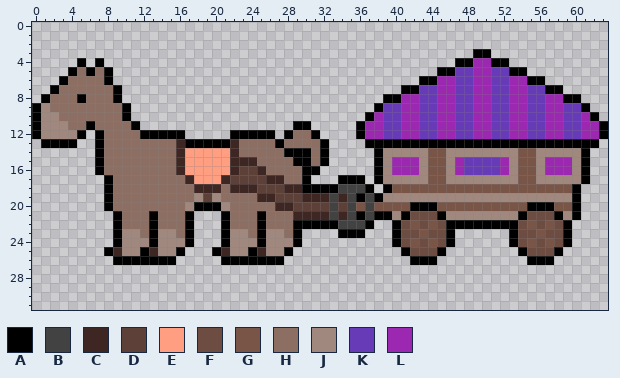
File history of a pixel-art sprite, assets/trailer_idle_left_2.png. Above is the file before it was changed.
The file is 192x96 pixels, drawn in blocks of 3x3; one block is one cell here.
Palette (. is transparent): A #000000  B #424242  C #3e2723  D #5d4037  E #ff9e80  F #6d4c41  G #795548  H #8d6e63  J #a1887f  K #673ab7  L #9c27b0
Pixels before, first column x 0:
 3 .................................................AA.............
 4 .....A.A.......................................AALLAA...........
 5 ....AHAHA....................................AAKKLLKKAA.........
 6 ...AHHHHA..................................AALLKKLLKKLLAA.......
 7 ..AHHHHHHA...............................AAKKLLKKLLKKLLKKAA.....
 8 .AHHHAHHHA.............................AALLKKLLKKLLKKLLKKLLAA...
 9 AJHHHHHHHHA...........................AKKLLKKLLKKLLKKLLKKLLKKA..
10 AJJHHHHHHHA..........................ALKKLLKKLLKKLLKKLLKKLLKKLA.
11 AJJJHHAHHHHA.................AA.....ALLKKLLKKLLKKLLKKLLKKLLKKLLA
12 AJJJJA.AHHHHAAAAA.....AAAAA.AHHA....ALLKKLLKKLLKKLLKKLLKKLLKKLLA
13 .AAAA..AHHHHHHHHCAAAAACHHHHAHHHHA....AAAAAAAAAAAAAAAAAAAAAAAAAA.
14 .......AHHHHHHHHCEEEEECHHHHHAAAHA.....AJJJJJGGJJJJJJJJGGJJJJJA..
15 .......AHHHHHHHHCEEEEECCCHHHHAAHA.....AJLLLJGGJLKKKKLJGGJLLLJA..
16 .......AHHHHHHHHCEEEEECDDCHHHHAA......AJLLLJGGJLKKKKLJGGJLLLJA..
17 ........AHHHHHHHHCEEECDDDDCCHHA...AAA.AJJJJJGGJJJJJJJJGGJJJJJA..
18 ........AHHHHHHHHHCCCHCCCDDDCCAAAABBBA.AGGGGGGGGGGGGGGGGGGGGA...
19 ........AHHHHHHHHHJDJHHHHCCDDDCCCBCBABAJJJJJJJJJJJJJJJJJJJJJA...
20 ........AHHHHHHHHJAAAJHHHHHCCDDDDBDBGBGGGGAAAGGGGGGGGGGAAAGGA...
21 .........AHHHAHHHA...AHHHAHHHCCCCBCBABAAJAFFFAJJJJJJJJAFFFAJA...
22 .........AHHHAHHHA...AHHHAHHHAAAAABBBA..AFGFGFAAAAAAAAFGFGFA....
23 .........AJJHAJJHA...AJJHAJJHA....AAA...AFFGFFA......AFFGFFA....
24 .........AJJJAJJJA...AJJJAJJJA..........AFGFGFA......AFGFGFA....
25 ........ACJJACJJA...ACJJACJJA............AFFFA........AFFFA.....
26 .........AAAAAAA.....AAAAAAA..............AAA..........AAA......
After:
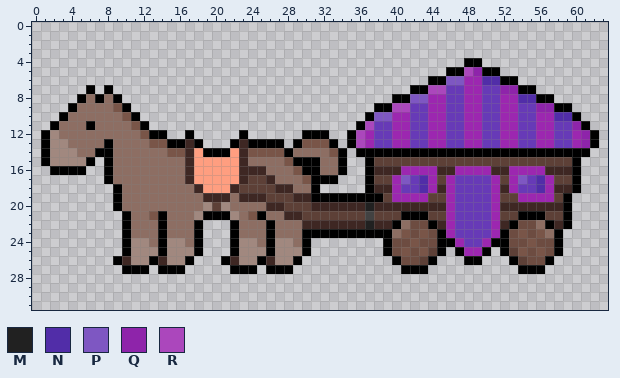
Colours new in this view: M #212121  N #512da8  P #7e57c2  Q #8e24aa  R #ab47bc
Change:
Changed rows in their new state; - is an unchanged pixel.
first column x 0:
 3 -------------------------------------------------..-------------
 4 -----.-.---------------------------------------.-A...-----------
 5 ----.....------------------------------------.-ARQAA...---------
 6 ---......----------------------------------.-APPL-NNAA...-------
 7 --....A.A.-------------------------------.-ARRK-L-K-QQAA...-----
 8 -....--A-------------------------------.-APPL-K-L-K-L-NNAA...---
 9 ....A----G-----------------------------ARRK-L-K-L-K-L-K-QQAA..--
10 ...A------GA--------------------------PPL-K-L-K-L-K-L-K-L-NNA..-
11 ..AH-------GA----------------..------RK-L-K-L-K-L-K-L-K-L-K-QA..
12 .A-HHHHH----G--..A----.-...-..A-A--AR-K-L-K-L-K-L-K-L-K-L-K-LQA.
13 --JJHHHHA----GGAAC-...ACAAA-.AGGGA-ARLKKLLKKLLKKLLKKLLKKLLKKLQ--
14 -AJJJHH-A------GGC-AAAECGGGG-HH-HGA-AA-AAAAAAAAAAAAAAAAAAAAAA---
15 -AJJJJA.A-------HC----E-H---G--AHHA--ADDDDDDDDDDDDDDDDDDDDDDA.--
16 --AAAA-.A-------HC----ECC----G--HHA--ACCC--LLCC-LLLCCLLLLCCCA.--
17 ---------------------EEC---H--GAAA...ADDLPKNLDLKKKKLDLPKNLDDA.--
18 --------.A---------EEE-DD--C-HH-.....-CCLKKNLCLKKKKLCLKKNLCC----
19 --------.A--------HCCC-CC-D--C-AAAAA-A-DLLLLDDLKKKKLDDLLLLDA.---
20 --------.A-------HHJD-----C-D--CCCCCCMCCCCCCCCLKKKKLCCCCCCCA.---
21 ---------.A--GA--HJAA-J-G---C-DDDDDDD-DDD-AADDLKKKKLDD-AADDA.---
22 ---------.A--HA--HA--.A--HA--HCCCCCCCMCC-HF-ACLKKKKLC--FHAC-----
23 ---------.AH-HAH-HA--.AH-HAH-HAAAA---AAAHG---ALKKKKLAFG--HA.----
24 ---------.A--HA--HA--.A--HA--HA--------AF---FA-LKKLAAF---FA.----
25 --------..A-JJA-JJA-..A-JJA-JJA--------AFG-GD--ALLA-ADG-G-------
26 ----------CJJ-CJJA----CJJ-CJJA----------AFFD----AA---ADFF-------
27 ----------AAA-AAA-----AAA-AAA------------AAA----------AAA-------
Where, in picture pixels (left, top, right, bottom), the same in both pictures:
changed: (32, 49, 608, 274)
